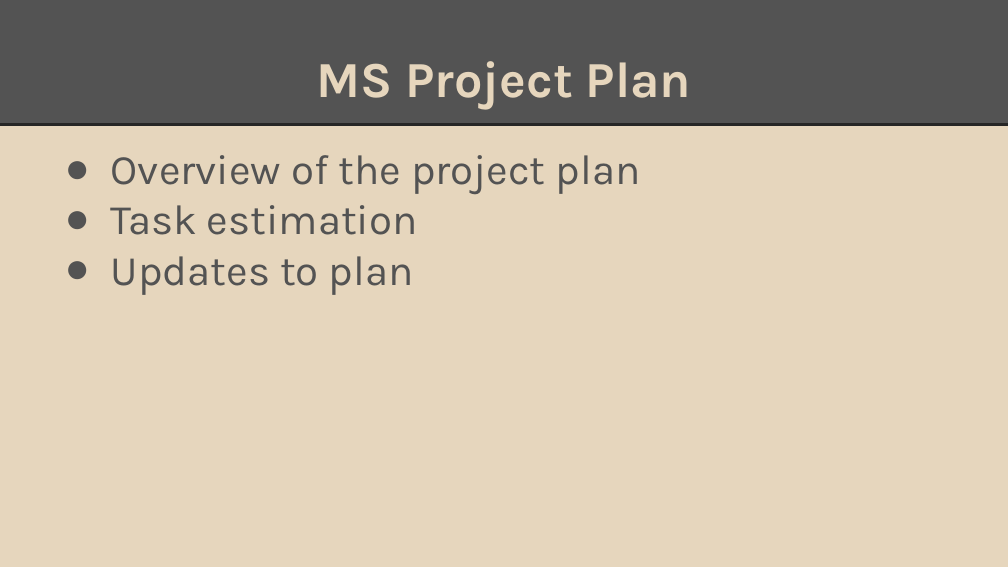
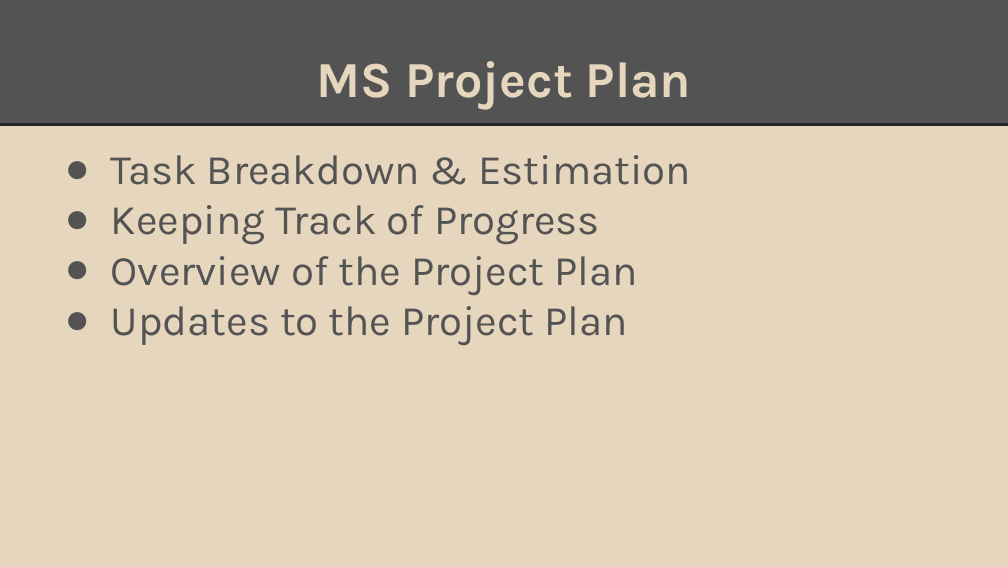
Before and after one commit to Sinmara/Senior-Design, a slide deck: slide 3 of Presentations/Project Charter Presentation.pptx. Drawn at 1008x567 pixels with LibreOffice and Linux fonts; fonts in the diff are those of the drawing. Boxes give left, top, right and bottom in pixels: in the first picture for what was removed or moved away, otherwise in the second. Text is boxed around its words. In the diff, an @@ line names an element or a change of style, - is before the commit and + after.

Commit message:
MS project slides updated

```diff
--- a/Presentations/Project Charter Presentation.pptx
+++ b/Presentations/Project Charter Presentation.pptx
@@ text at (x1=111, y1=155, x2=691, y2=345): text changed @@
-● Overview of the project plan
-● Task estimation
-● Updates to plan
+● Task Breakdown & Estimation
+● Keeping Track of Progress
+● Overview of the Project Plan
+● Updates to the Project Plan
```
Also in this commit, not shown: 2 other slides changed, 2 slides added, 1 slide removed.
